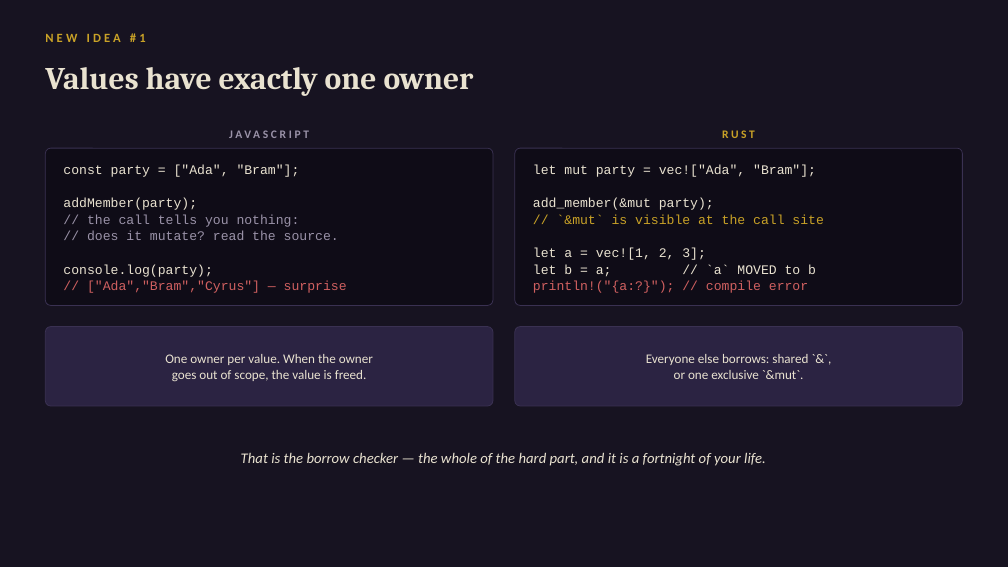
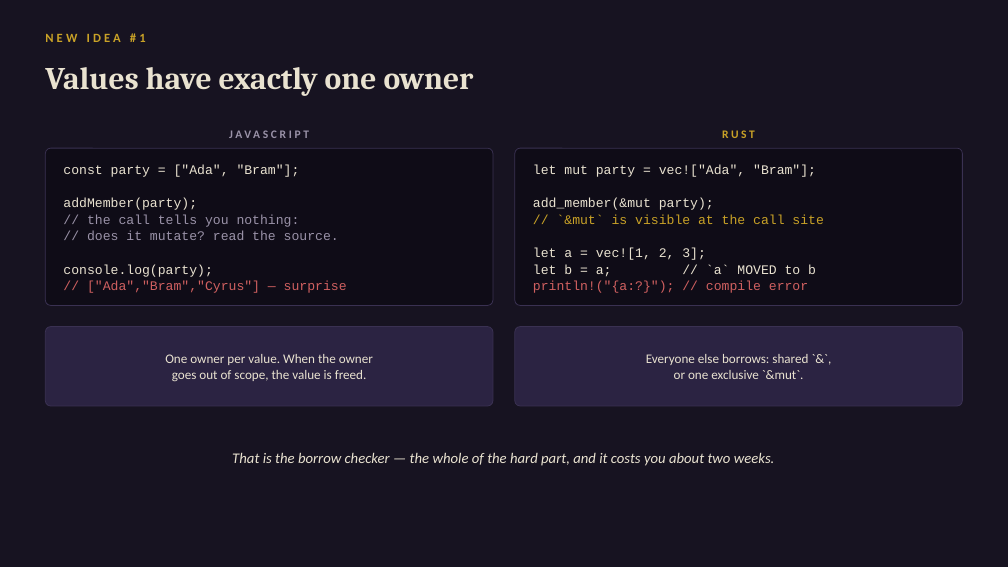
Before and after one commit to daniel0mullins/WickedWays, a slide deck: slide 4 of docs/talks/decks/06-rust-for-js-devs.pptx. Drawn at 1008x567 pixels with LibreOffice and Linux fonts; fonts in the diff are those of the drawing. Boxes give left, top, right and bottom in pixels: in the first picture for what was removed or moved away, otherwise in the second. Text is boxed around its words. In the diff, an @@ line names an element or a change of style, - is before the commit and + after.

```diff
--- a/docs/talks/decks/06-rust-for-js-devs.pptx
+++ b/docs/talks/decks/06-rust-for-js-devs.pptx
@@ text at <box>232,452,775,466</box>: text changed @@
-That is the borrow checker — the whole of the hard part, and it is a fortnight of your life.
+That is the borrow checker — the whole of the hard part, and it costs you about two weeks.
```
Also in this commit, not shown: 1 other slide changed, 1 other file.
